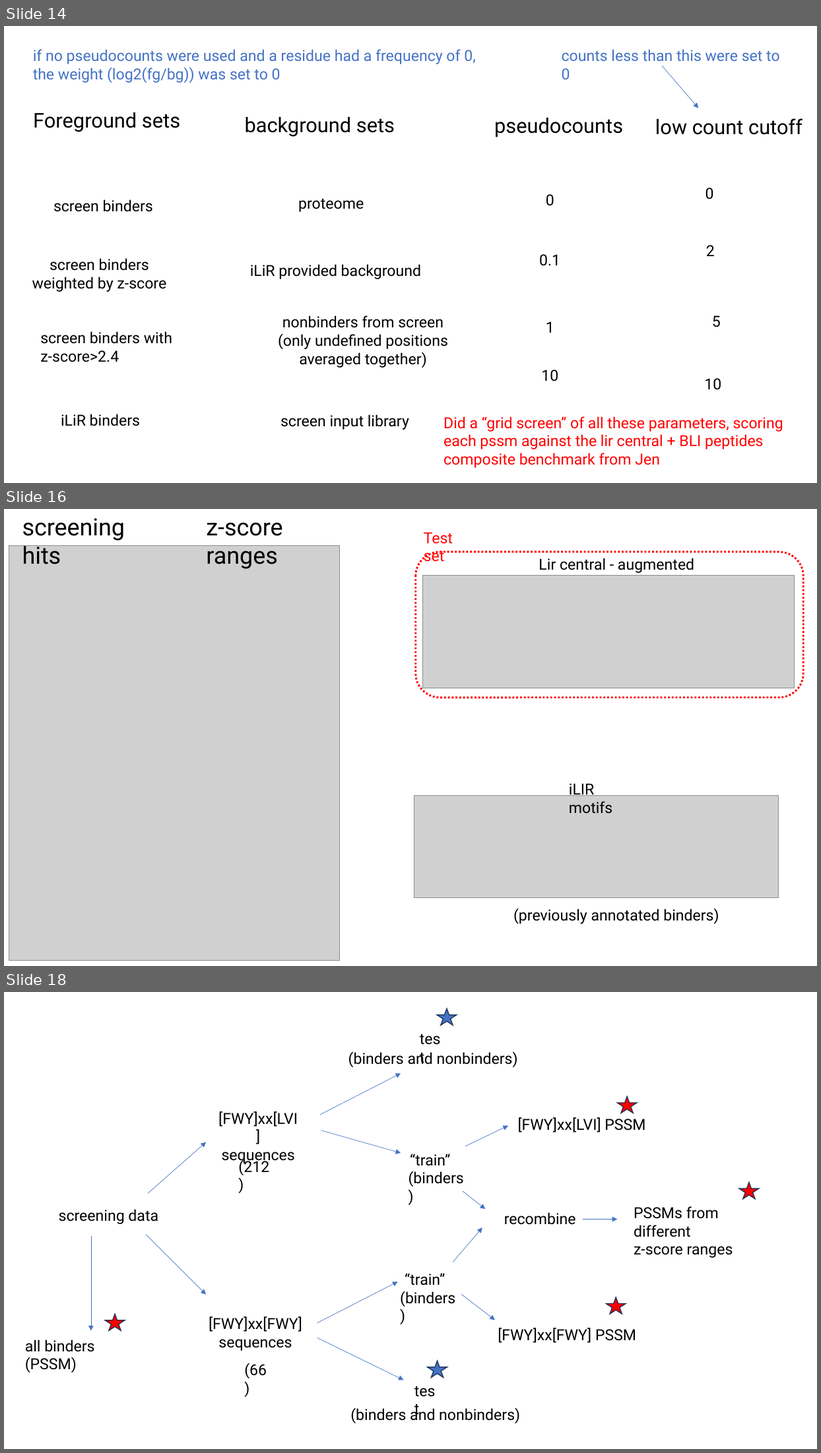
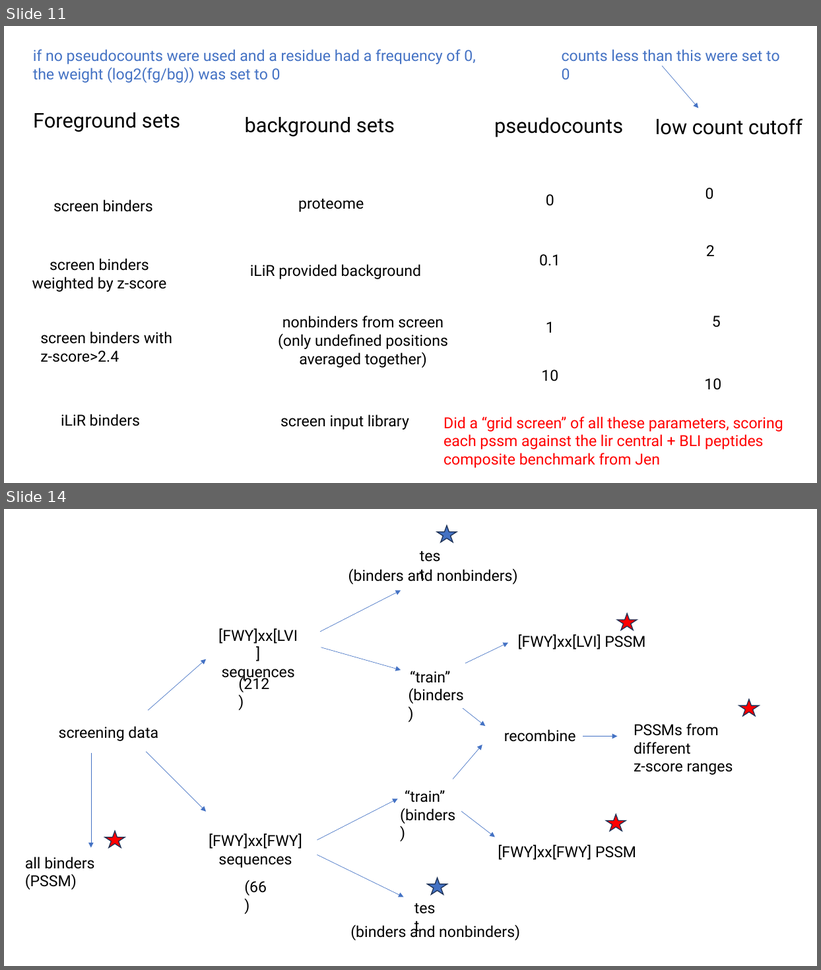
Before and after one commit to jacksonh1/lir_screen_pssm, a slide deck: reports/results-ongoing.pptx. Shown one above the other, each under a label of ours: slides 14, 16 and 18 before the commit, slides 11 and 14 after it; the slides between them are not shown. The pictures are 821x1453 and 821x970 pixels, drawn with LibreOffice and Linux fonts; fonts in the diff are those of the drawing; grey boxes stand for pictures. Boxes give left, top, right and bottom in pixels: in the first picture for what was removed or moved away, otherwise in the second. Text is boxed around its words. In the diff, an @@ line names an element or a change of style, - is before the commit and + after.

```diff
--- a/reports/results-ongoing.pptx
+++ b/reports/results-ongoing.pptx
@@ slide 16 removed at box(4, 509, 817, 966), background #FFFFFF @@
@@ text removed at box(22, 518, 125, 564) @@
-screening hits
@@ text removed at box(206, 522, 283, 569) @@
-z-score ranges
@@ picture removed at box(9, 545, 339, 961) @@
@@ text removed at box(424, 532, 453, 562) @@
-Test set
@@ rounded rectangle removed at box(416, 552, 804, 698) @@
@@ text removed at box(539, 558, 694, 573) @@
-Lir central - augmented
@@ picture removed at box(423, 576, 795, 689) @@
@@ text removed at box(569, 784, 613, 814) @@
-iLIR motifs
@@ picture removed at box(414, 795, 779, 898) @@
@@ text removed at box(514, 908, 719, 924) @@
-(previously annotated binders)
@@ what was slide 14 is now slide 11 @@
@@ what was slide 18 is now slide 14 @@
```
Also in this commit, not shown: 5 slides changed, 4 slides added, 10 other slides removed, 3 other files.
